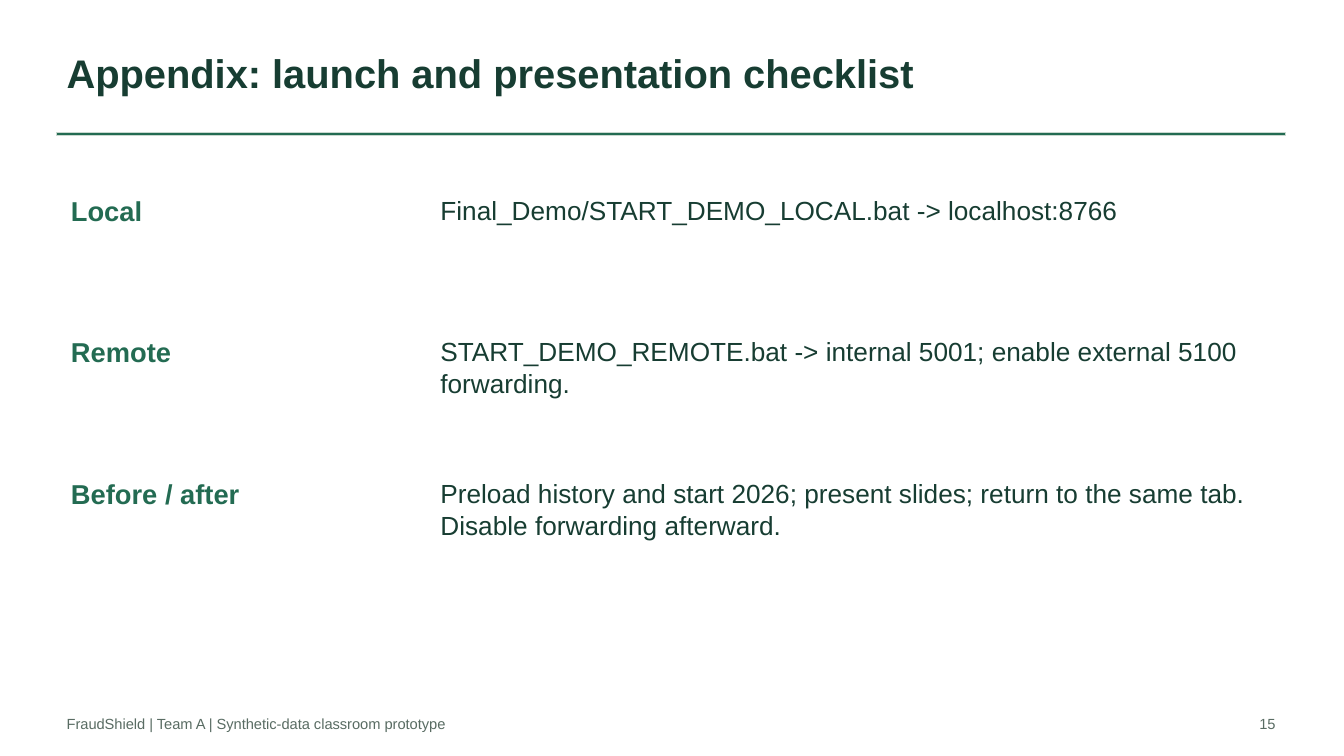
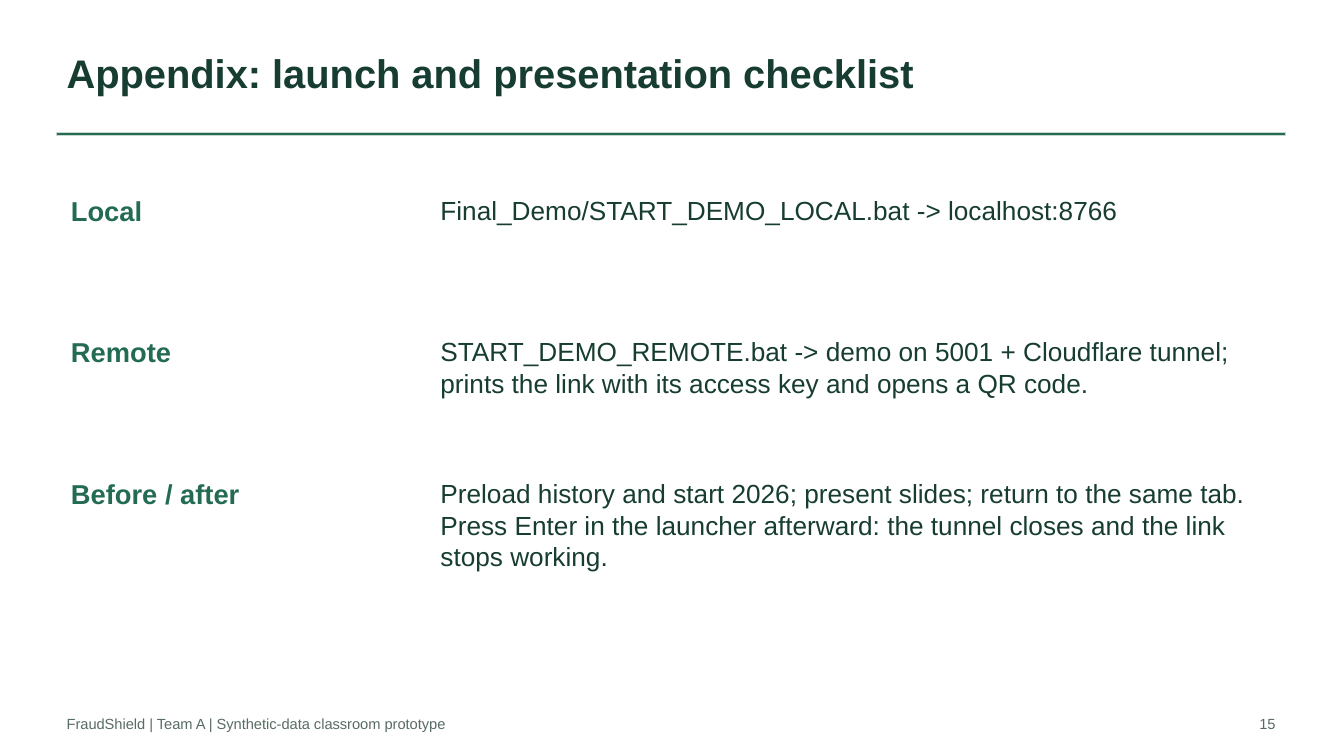
Before and after one commit to MCDR-Code/CAI2820C_FraudShield, a slide deck: slide 15 of Final_Demo/Presentation/FraudShield_Final_Presentation.pptx. Drawn at 1344x756 pixels with LibreOffice and Linux fonts; fonts in the diff are those of the drawing. Boxes give left, top, right and bottom in pixels: in the first picture for what was removed or moved away, otherwise in the second. Text is boxed around its words. In the diff, an @@ line names an element or a change of style, - is before the commit and + after.

```diff
--- a/Final_Demo/Presentation/FraudShield_Final_Presentation.pptx
+++ b/Final_Demo/Presentation/FraudShield_Final_Presentation.pptx
@@ text at box(440, 342, 1229, 399): text changed @@
-START_DEMO_REMOTE.bat -> internal 5001; enable external 5100 forwarding.
+START_DEMO_REMOTE.bat -> demo on 5001 + Cloudflare tunnel; prints the link with its access key and opens a QR code.
@@ text at box(440, 484, 1244, 572): text changed @@
-Preload history and start 2026; present slides; return to the same tab. Disable forwarding afterward.
+Preload history and start 2026; present slides; return to the same tab. Press Enter in the launcher afterward: the tunnel closes and the link stops working.
```
Also in this commit, not shown: 1 other slide changed, 10 other files.
